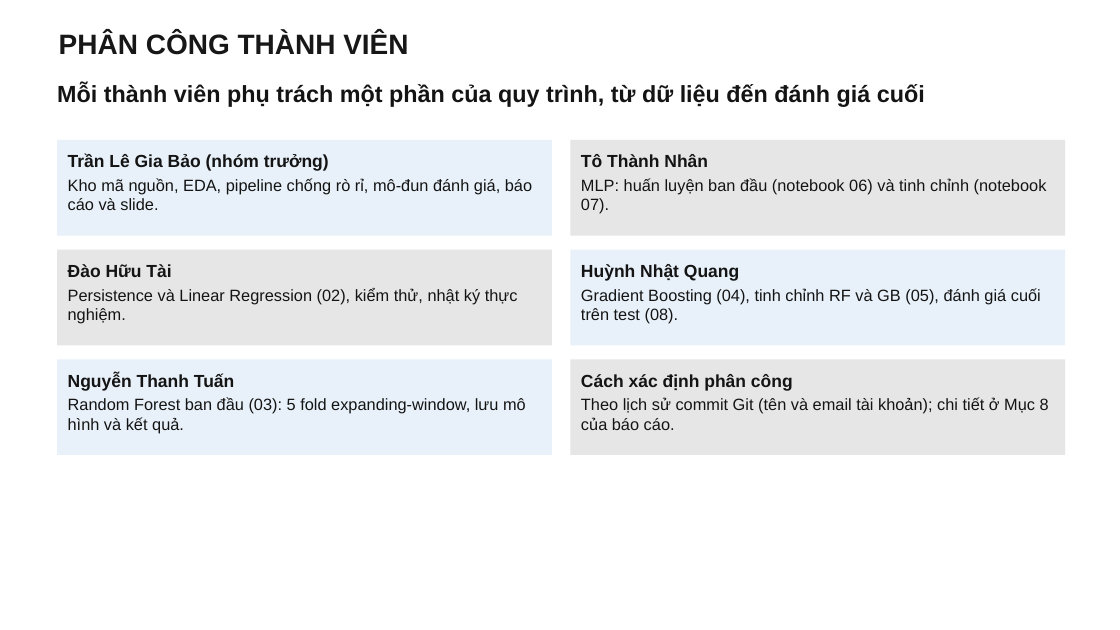
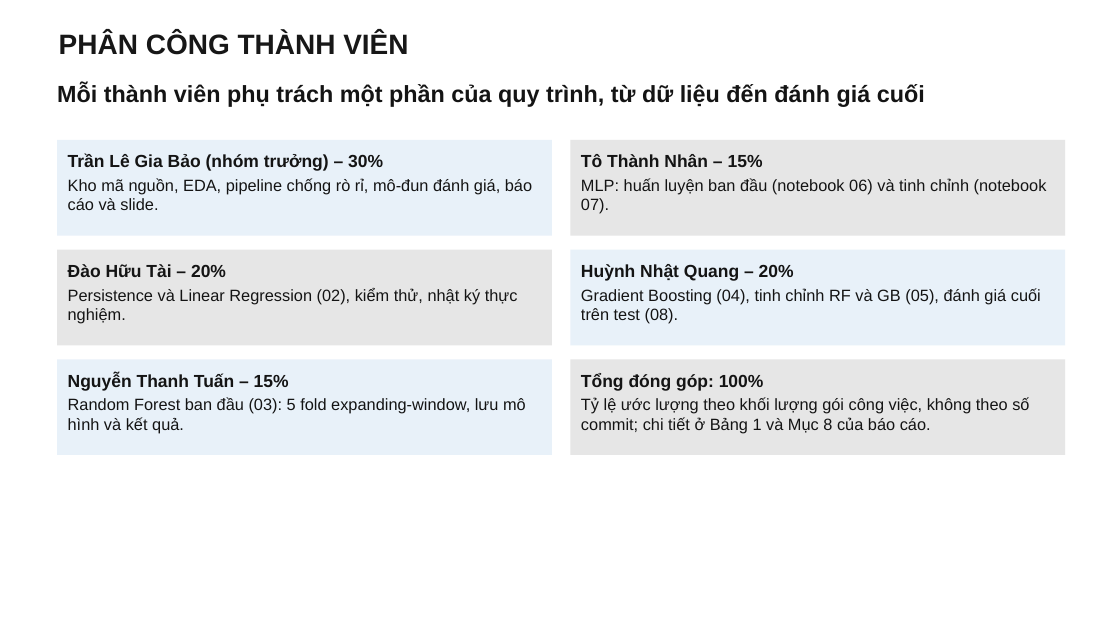
Before and after one commit to bjruly/sgu_finalproject_machinelearning_2026-2027, a slide deck: slide 23 of docs/Nhom10__Slide.pptx. Drawn at 1120x630 pixels with LibreOffice and Linux fonts; fonts in the diff are those of the drawing. Boxes give left, top, right and bottom in pixels: in the first picture for what was removed or moved away, otherwise in the second. Text is boxed around its words. In the diff, an @@ line names an element or a change of style, - is before the commit and + after.

Commit message:
Revise the slides: readable tables, softer overfitting claims, team shares
Bảng ở slide chính dùng chữ 14 pt (phụ lục 13-14 pt) sau khi rút gọn nội
dung; sửa lời bình overfitting và bootstrap theo rà soát; slide phân công
có tỷ lệ đóng góp; sửa tham chiếu Hình 9 và đơn vị R².

```diff
--- a/docs/Nhom10__Slide.pptx
+++ b/docs/Nhom10__Slide.pptx
@@ text in rectangle at <box>68,154,383,171</box>: text changed @@
-Trần Lê Gia Bảo (nhóm trưởng)
+Trần Lê Gia Bảo (nhóm trưởng) – 30%
@@ text in rectangle at <box>581,154,763,167</box>: text changed @@
-Tô Thành Nhân
+Tô Thành Nhân – 15%
@@ text in rectangle at <box>68,264,226,277</box>: text changed @@
-Đào Hữu Tài
+Đào Hữu Tài – 20%
@@ text in rectangle at <box>581,264,794,281</box>: text changed @@
-Huỳnh Nhật Quang
+Huỳnh Nhật Quang – 20%
@@ text in rectangle at <box>68,374,289,391</box>: text changed @@
-Nguyễn Thanh Tuấn
+Nguyễn Thanh Tuấn – 15%
@@ text in rectangle at <box>581,374,1029,434</box>: text changed @@
-Cách xác định phân công
-Theo lịch sử commit Git (tên và email tài khoản); chi tiết ở Mục 8 của báo cáo.
+Tổng đóng góp: 100%
+Tỷ lệ ước lượng theo khối lượng gói công việc, không theo số commit; chi tiết ở Bảng 1 và Mục 8 của báo cáo.
```
Also in this commit, not shown: 18 other slides changed.
